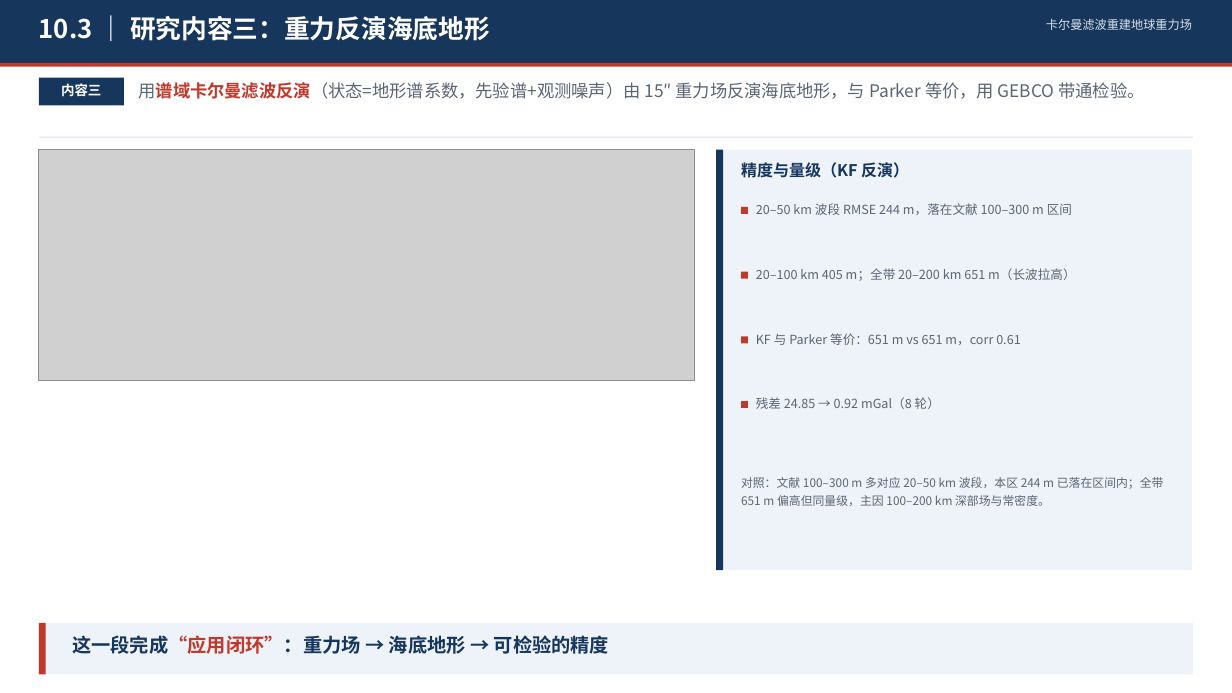
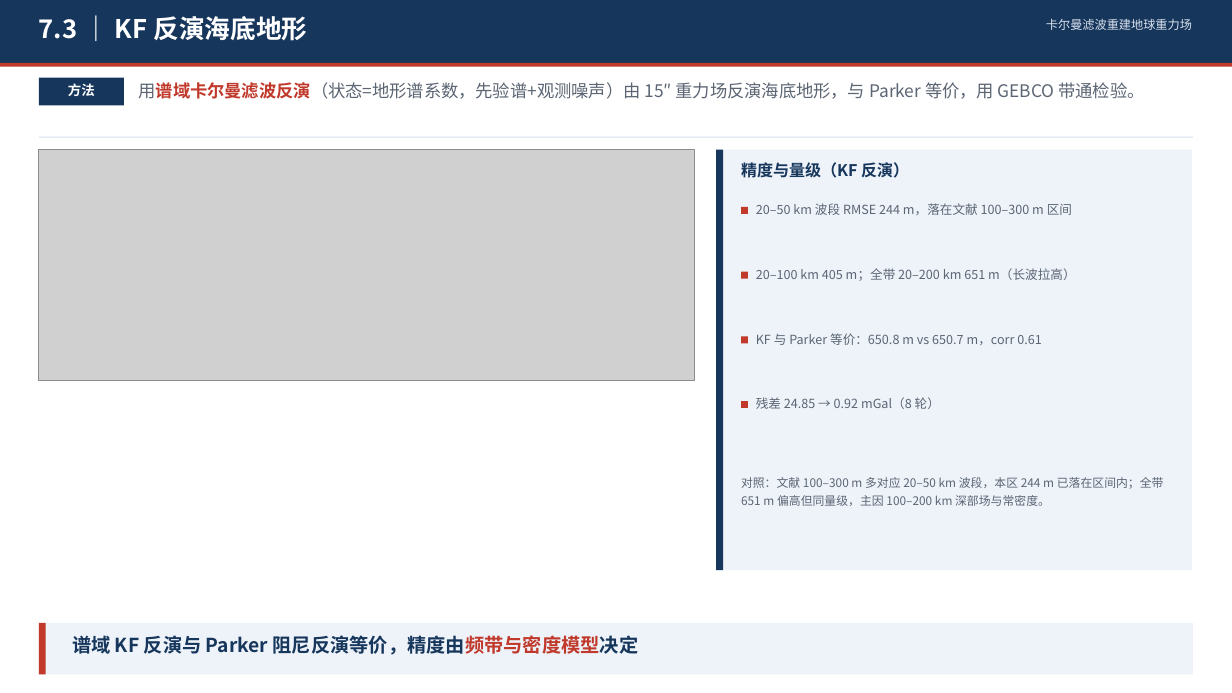
Before and after one commit to shuyunkai/kalman_gravity, a slide deck: slide 2 of ppt/三部分研究内容_三页.pptx (slide 3 before the commit). Drawn at 1232x693 pixels with LibreOffice and Linux fonts; fonts in the diff are those of the drawing; grey boxes stand for pictures. Boxes give left, top, right and bottom in pixels: in the first picture for what was removed or moved away, otherwise in the second. Text is boxed around its words. In the diff, an @@ line names an element or a change of style, - is before the commit and + after.

Commit message:
refactor(ppt): KF 方法页并入 7.2/7.3, 汇报稿 17 页
- 删除重复的研究内容一页
- 7.2 KF 尺度分解与断裂识别, 7.3 KF 反演, 紧跟 7.1
- 文案改为书面表述, 去掉口语化结论

```diff
--- a/ppt/三部分研究内容_三页.pptx
+++ b/ppt/三部分研究内容_三页.pptx
@@ text at [39,16,307,41]: text changed @@
-10.3 ｜ 研究内容三：重力反演海底地形
+7.3 ｜ KF 反演海底地形
@@ text at [68,83,95,96]: text changed @@
-内容三
+方法
@@ text at [756,333,1042,345]: text changed @@
-KF 与 Parker 等价：651 m vs 651 m，corr 0.61
+KF 与 Parker 等价：650.8 m vs 650.7 m，corr 0.61
@@ text at [72,635,639,655]: text changed @@
-这一段完成“应用闭环”：重力场 → 海底地形 → 可检验的精度
+谱域 KF 反演与 Parker 阻尼反演等价，精度由频带与密度模型决定
```
Also in this commit, not shown: 1 other slide changed, 1 slide removed, 3 other files.
